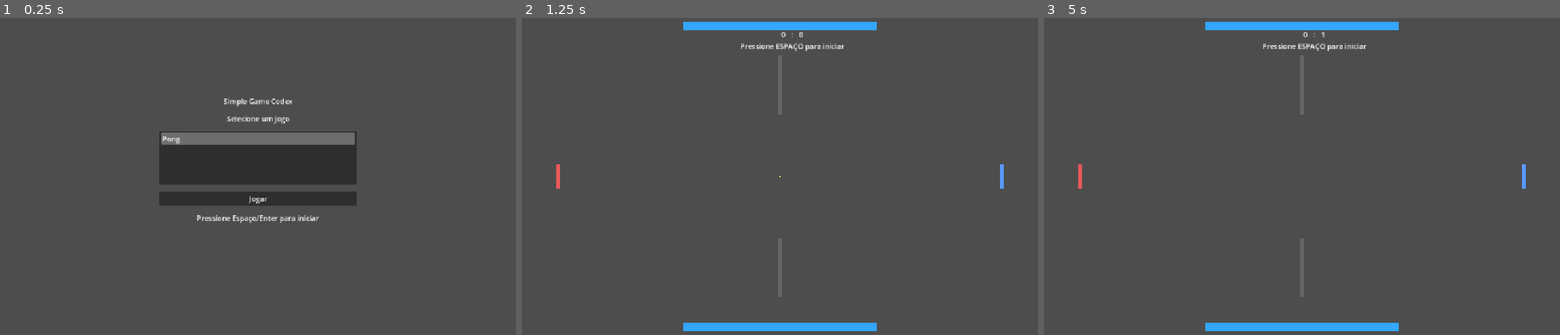
Above: before the commit, frames 1-3 (left to right).
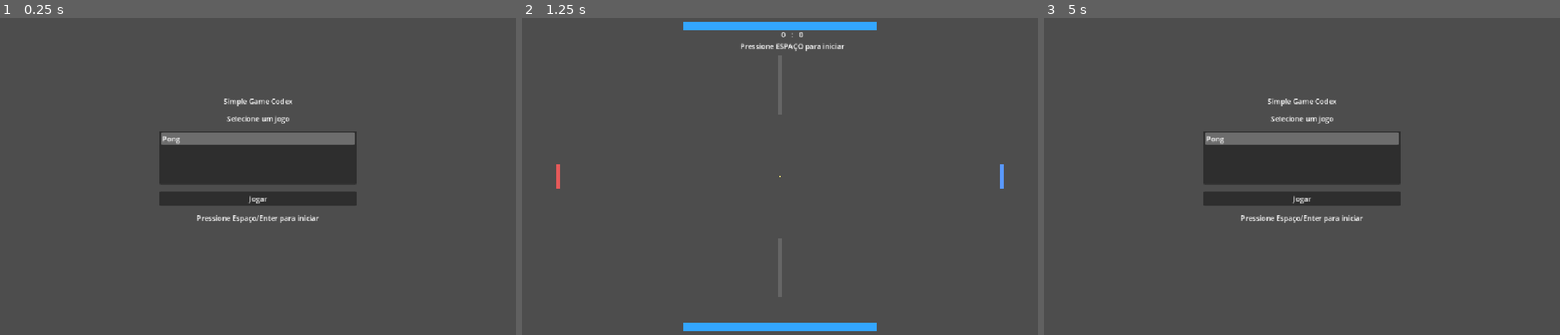
Above: after the commit, the same moments.

Repository: vmagione/Simple-games-prototypes
Game: Godot game, scene res://Scenes/Menu.tscn
Two runs of this game, one before a commit and one after it. Both use one fixed random seed, a clock stepped at 60 frames per second and the inputs below.
Inputs:
- Up to frame 1 (0.25 s): no input
- Up to frame 2 (1.25 s): click "Jogar" at 0.5 s
- Up to frame 3 (5 s): tap Space every 0.75 s from 1.25 to 4.25 s; hold Enter (ui_accept) 1.28-2.03 s; tap Enter (ui_accept) at 2.1, 2.27, 2.57, 3.6, 3.77, 4.07 s; hold Enter (ui_accept) 2.78-3.53 s; hold Enter (ui_accept) from 4.28 s (still down); tap Escape (ui_cancel) at 4.9 s

Frames 1-2 are identical in both runs. In frame 3, 11% of the frame differs, in the area x 6-94%, y 1-99%.

Commit message:
Improve Pong round reset and menu return controls

Diff:
--- a/Scripts/ball.gd
+++ b/Scripts/ball.gd
@@ -32,7 +32,7 @@
 	elif speed > max_speed:
 		state.linear_velocity = state.linear_velocity.normalized() * max_speed
 
-func reset_ball(direction: float, launch: bool = true) -> void:
+func reset_ball() -> void:
 	global_position = _start_position
 	linear_velocity = Vector2.ZERO
 	angular_velocity = 0.0
@@ -40,11 +40,15 @@
 	_active_contacts.clear()
 	_is_in_play = false
 	visible = true
-	freeze = not launch
+	freeze = true
 	sleeping = false
 
-	if launch:
-		_launch(direction)
+func launch_ball() -> void:
+	if _is_in_play:
+		return
+
+	var horizontal_dir := 1.0 if randf() > 0.5 else -1.0
+	_launch(horizontal_dir)
 
 func is_in_play() -> bool:
 	return _is_in_play and linear_velocity.length() > 0.001
--- a/Scripts/game.gd
+++ b/Scripts/game.gd
@@ -9,18 +9,20 @@
 
 var _left_score := 0
 var _right_score := 0
-var _serve_to_right := true
 
 func _ready() -> void:
 	left_goal.body_entered.connect(_on_left_goal_body_entered)
 	right_goal.body_entered.connect(_on_right_goal_body_entered)
-	_serve_to_right = randf() > 0.5
 	_update_score()
-	_prepare_round(false)
+	_prepare_round()
 
 func _unhandled_input(event: InputEvent) -> void:
+	if event.is_action_pressed("ui_cancel"):
+		get_tree().change_scene_to_file("res://Scenes/Menu.tscn")
+		return
+
 	if event.is_action_pressed("ui_accept") and not ball.is_in_play():
-		_prepare_round(true)
+		ball.launch_ball()
 
 func _on_left_goal_body_entered(body: Node) -> void:
 	if body == ball and ball.is_in_play():
@@ -36,16 +38,13 @@
 	else:
 		_right_score += 1
 
-	_serve_to_right = player == 1
 	_update_score()
-	_prepare_round(false)
+	_prepare_round()
 
 func _update_score() -> void:
 	score_label.text = "%d   :   %d\nPressione ESPAÇO para iniciar" % [_left_score, _right_score]
 
-func _prepare_round(launch: bool) -> void:
+func _prepare_round() -> void:
 	left_paddle.reset_position()
 	right_paddle.reset_position()
-
-	var direction := 1.0 if _serve_to_right else -1.0
-	ball.reset_ball(direction, launch)
+	ball.reset_ball()
